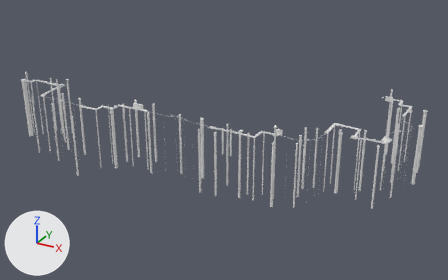
Renders of the glTF model assets/levels/01_First_Roll/level.gltf from each side of a commit.
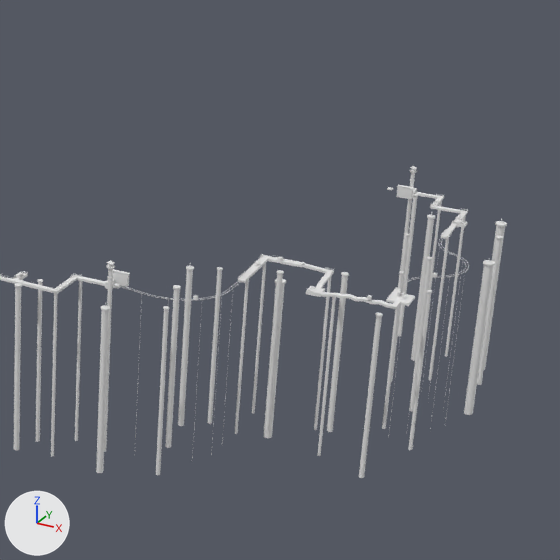
There are two pictures of each version: one whole from a 50 mm camera at (1895.0, -1740.0, 800.0) aimed at (794.0, 262.0, -201.0), one close up on the part from 52% to 100% of the width and 9% to 86% of the height. Arrows for +X, +Y and +Z are at lower left; the lights stay in place. The first two pictures are the older version. Materials are left out; every surface is plain grey. Where no turn or scale is listed for an object, it has been applied to the vertices. Vertices at exactly the same position are counted once.

In view in the first close-up: 'Column_020', 'Column_021', 'Floor_015', 'Lamptower_03', 'PC_TwoFlames_02', 'Scenery_019', 'Scenery_020', 'Scenery_021', 'Scenery_022', 'Scenery_023', 'Scenery_024', 'Scenery_026', 'Scenery_028', 'Scenery_029', 'Scenery_031', 'Scenery_033', 'Scenery_036', 'Scenery_037', 'Scenery_038', 'Wallblock_03' and 27 more.
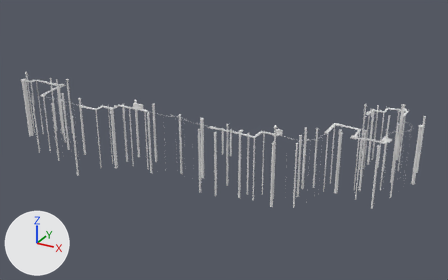
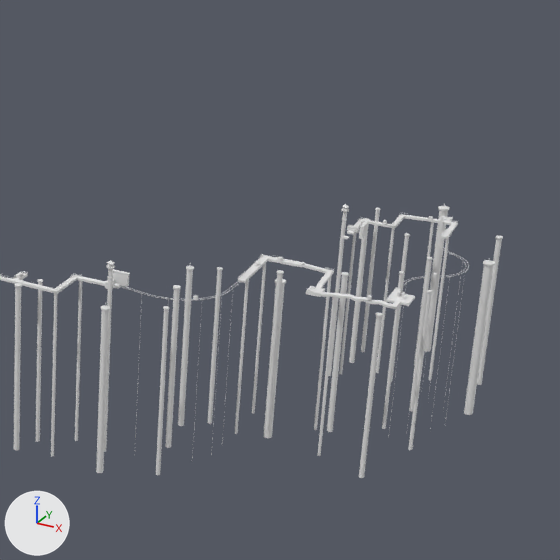
Pixel boxes (x1, y1, x2, y2) of what changed, in the close-ups (560 x 560 px; the box of a moved part takes in the faces that stretch with it):
'Scenery_037', reshaped (12% narrower): before (411, 212, 435, 361); after (349, 218, 370, 363)
'Scenery_036', moved: before (484, 219, 507, 370); after (424, 203, 450, 352)
'Scenery_038', moved: before (398, 194, 418, 336); after (361, 208, 380, 352)
'Lamptower_03', moved: before (400, 166, 417, 271); after (328, 204, 349, 376)
'Floor_015', moved, turned: before (415, 192, 468, 224); after (354, 214, 439, 228)
'Column_021', moved: before (428, 201, 442, 290); after (376, 228, 395, 373)
'Column_020', moved: before (445, 216, 466, 357); after (414, 222, 434, 366)
'Column_022', added: after (339, 234, 356, 374)
'Wallblock_03', moved, turned: before (396, 185, 414, 199); after (359, 222, 368, 239)
'PC_TwoFlames_02', moved: before (413, 188, 417, 194); after (347, 225, 360, 232)
part 7 of me_scenery_037_mesh, moved or reshaped: before (411, 218, 434, 361); after (349, 224, 369, 363)

The change, as a diff of the scene's bpy script:
```diff
--- a/assets/levels/01_First_Roll/level.gltf.py
+++ b/assets/levels/01_First_Roll/level.gltf.py
@@ me_lamptower_03_mesh @@
-me_lamptower_03_mesh.from_pydata(...)  # 414 vertices, 772 faces; spans x 1329.0..1341.0, y 692.0..704.0, z -306.0..-24.0
+me_lamptower_03_mesh.from_pydata(...)  # 414 vertices, 772 faces; spans x 1288.0..1299.0, y 471.0..483.0, z -306.0..-24.0
+# me_lamptower_03_mesh part 1: the whole mesh is moved by (-42.0, -221.0, 0.0)
@@ me_wallblock_03_mesh @@
-me_wallblock_03_mesh.from_pydata(...)  # 16 vertices, 24 faces; spans x 1320.7..1345.3, y 664.5..670.1, z -70.5..-51.9
+me_wallblock_03_mesh.from_pydata(...)  # 16 vertices, 24 faces; spans x 1321.1..1326.7, y 462.5..487.1, z -70.5..-51.9
+# me_wallblock_03_mesh part 2: the whole mesh is turned 90 degrees about the z axis through its middle, then moved by (-9.1, -192.5, 0.0)
@@ me_floor_015_mesh @@
-me_floor_015_mesh.from_pydata(...)  # 140 vertices, 276 faces; spans x 1346.0..1436.8, y 580.8..689.3, z -68.5..-63.3
+me_floor_015_mesh.from_pydata(...)  # 140 vertices, 276 faces; spans x 1301.9..1410.4, y 487.8..578.6, z -68.5..-63.3
+# me_floor_015_mesh part 3: the whole mesh is turned 90 degrees about the z axis through its middle, then moved by (-35.2, -101.9, 0.0)
@@ me_column_020_mesh @@
-me_column_020_mesh.from_pydata(...)  # 48 vertices, 88 faces; spans x 1430.0..1436.0, y 634.0..640.0, z -308.0..-68.0
+me_column_020_mesh.from_pydata(...)  # 48 vertices, 88 faces; spans x 1397.0..1403.0, y 572.0..578.0, z -306.0..-66.0
+# me_column_020_mesh part 4: the whole mesh is moved by (-33.0, -62.0, 2.0)
@@ me_column_021_mesh @@
-me_column_021_mesh.from_pydata(...)  # 48 vertices, 88 faces; spans x 1382.0..1388.0, y 682.0..688.0, z -308.0..-68.0
+me_column_021_mesh.from_pydata(...)  # 48 vertices, 88 faces; spans x 1351.0..1357.0, y 524.0..530.0, z -308.0..-68.0
+# me_column_021_mesh part 5: the whole mesh is moved by (-31.0, -158.0, 0.0)
@@ me_scenery_036_mesh @@
-me_scenery_036_mesh.from_pydata(...)  # 124 vertices, 256 faces; spans x 1484.0..1501.0, y 603.0..620.0, z -305.0..-58.0
+me_scenery_036_mesh.from_pydata(...)  # 124 vertices, 256 faces; spans x 1394.0..1410.0, y 626.0..643.0, z -304.0..-57.0
+# me_scenery_036_mesh part 6: the whole mesh is moved by (-91.0, 23.0, 1.0)
@@ me_scenery_037_mesh @@
-me_scenery_037_mesh.from_pydata(...)  # 124 vertices, 256 faces; spans x 1386.0..1399.0, y 591.0..604.0, z -308.0..-60.0
+me_scenery_037_mesh.from_pydata(...)  # 80 vertices, 180 faces; spans x 1299.0..1309.0, y 558.0..569.0, z -318.0..-77.0
+# me_scenery_037_mesh part 7: the loose piece of 32 vertices spanning x 1388.0..1397.0, y 593.0..602.0, z -308.0..-68.0 is moved by (-89.0, -34.0, -10.0)
+# other edits to the shape of me_scenery_037_mesh do not show in these pictures
@@ me_scenery_038_mesh @@
-me_scenery_038_mesh.from_pydata(...)  # 80 vertices, 180 faces; spans x 1348.0..1357.0, y 651.0..659.0, z -298.0..-58.0
+me_scenery_038_mesh.from_pydata(...)  # 80 vertices, 180 faces; spans x 1311.0..1318.0, y 581.0..588.0, z -305.0..-65.0
+# me_scenery_038_mesh part 8: the whole mesh is moved by (-38.0, -70.0, -7.0)
@@ ob_pc_twoflames_02 @@
 ob_pc_twoflames_02 = bpy.data.objects.new('PC_TwoFlames_02', me_pc_twoflames_02_mesh)
-ob_pc_twoflames_02.location = (1341.0, 685.0, -67.0)
+ob_pc_twoflames_02.location = (1306.0, 483.0, -67.0)
 ob_pc_twoflames_02.rotation_euler = (0.0, 0.0, 3.142)  # degrees (0, 0, 180)
@@ ob_column_022 @@
+ob_column_022 = bpy.data.objects.new('Column_022', me_column_022_mesh)  # 48 vertices, 88 faces; spans x 1303.0..1309.0, y 492.0..498.0, z -308.0..-68.0
+ob_column_022.location = (0.0, 0.0, 0.0)
```
